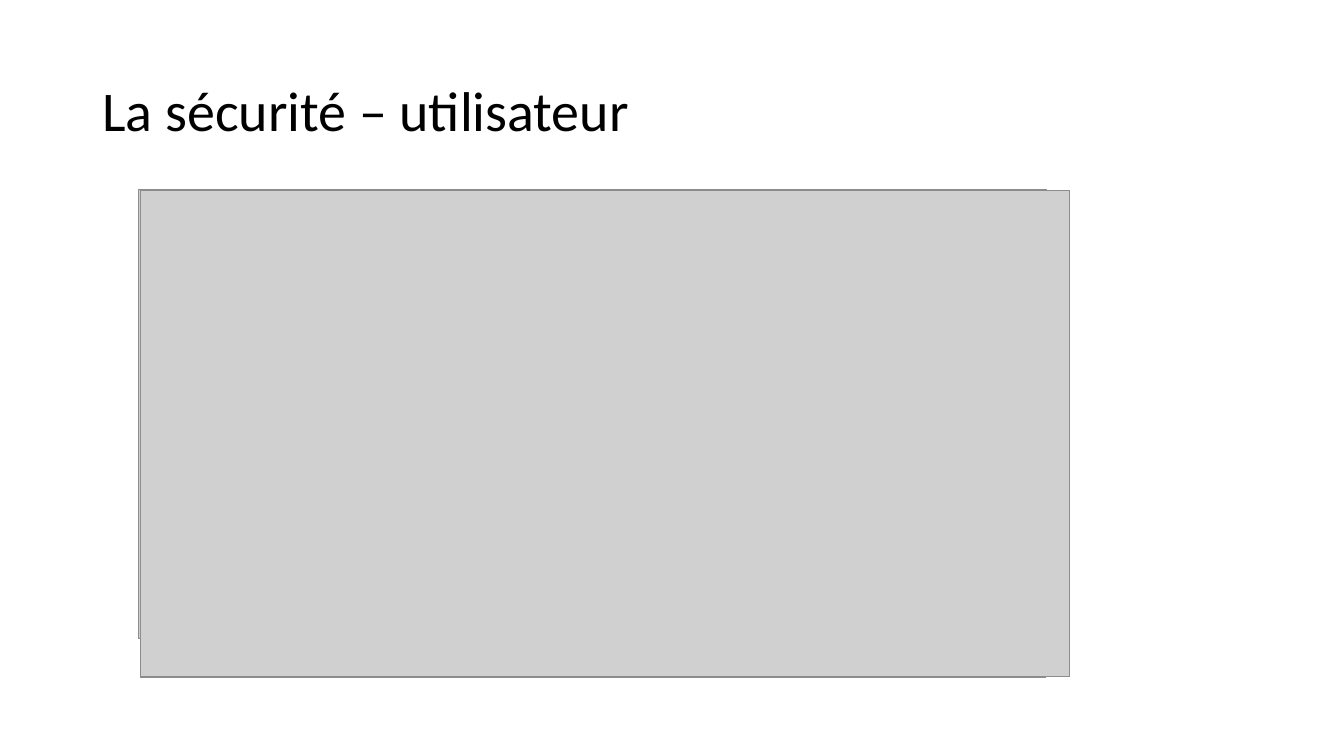
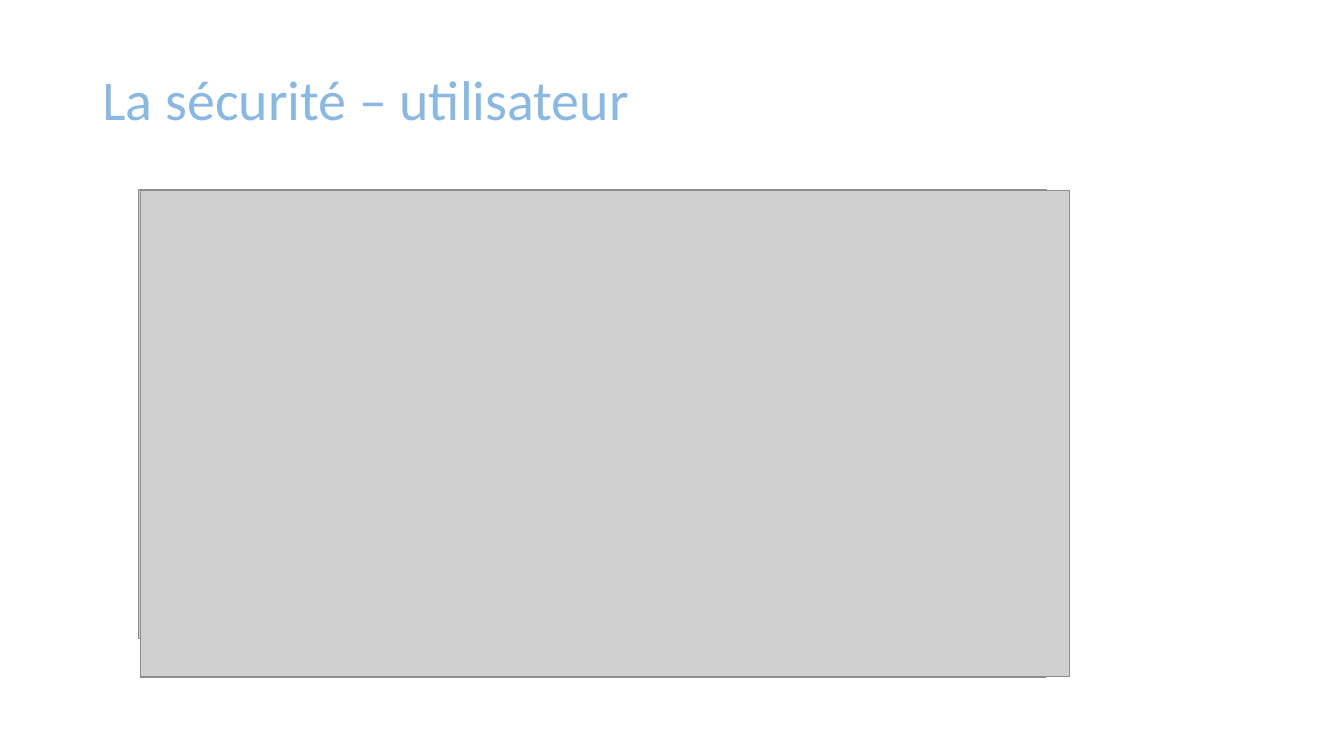
Before and after one commit to mapette/sos_immo_backend, a slide deck: slide 12 of doc/présentation V5.pptx (slide 13 before the commit). Drawn at 1344x756 pixels with LibreOffice and Linux fonts; fonts in the diff are those of the drawing; grey boxes stand for pictures. Boxes give left, top, right and bottom in pixels: in the first picture for what was removed or moved away, otherwise in the second. Text is boxed around its words. In the diff, an @@ line names an element or a change of style, - is before the commit and + after.

```diff
--- a/doc/présentation V5.pptx
+++ b/doc/présentation V5.pptx
@@ title "La sécurité – utilisateur" at (102, 81, 629, 121): text colour #000000 to gradient #5B9BD5 to #4472C4; vertical alignment middle to bottom @@
```
Also in this commit, not shown: 15 other slides changed, 1 slide removed, 9 other files.
